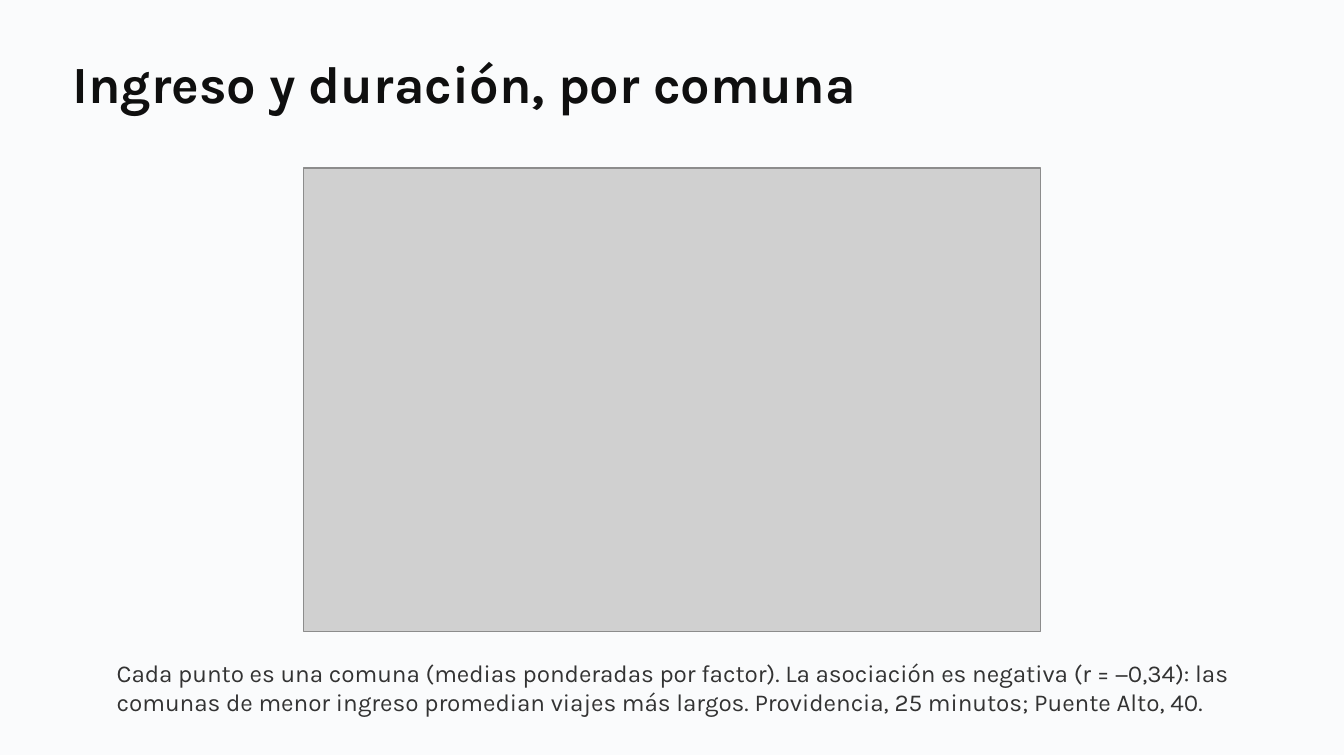
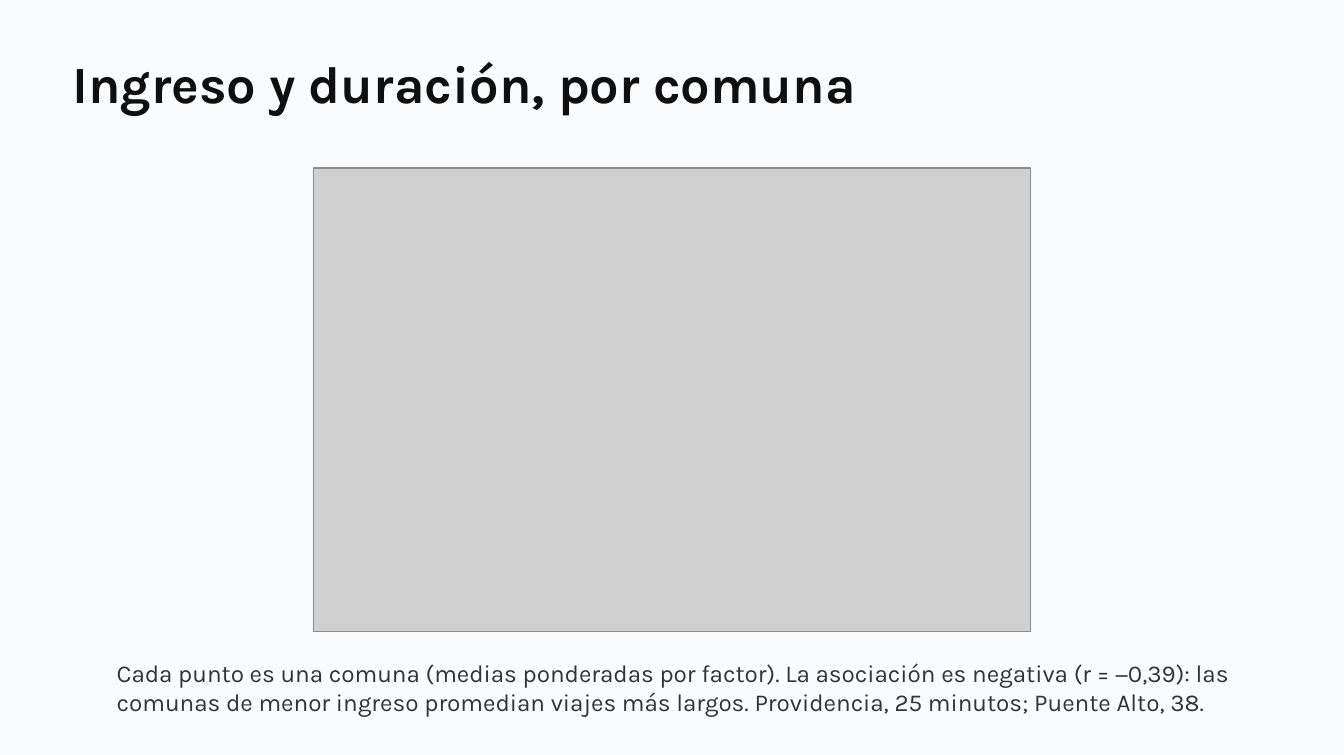
Before and after one commit to daniopitz/cienciadatos, a slide deck: slide 12 of presentaciones/clase04_regresion.pptx. Drawn at 1344x755 pixels with LibreOffice and Linux fonts; fonts in the diff are those of the drawing; grey boxes stand for pictures. Boxes give left, top, right and bottom in pixels: in the first picture for what was removed or moved away, otherwise in the second. Text is boxed around its words. In the diff, an @@ line names an element or a change of style, - is before the commit and + after.

```diff
--- a/presentaciones/clase04_regresion.pptx
+++ b/presentaciones/clase04_regresion.pptx
@@ picture: place and size @@
-picture at box(304, 168, 1040, 632)
+picture at box(313, 168, 1030, 632)
@@ text at box(117, 663, 1229, 717): text changed @@
-Cada punto es una comuna (medias ponderadas por factor). La asociación es negativa (r = −0,34): las comunas de menor ingreso promedian viajes más largos. Providencia, 25 minutos; Puente Alto, 40.
+Cada punto es una comuna (medias ponderadas por factor). La asociación es negativa (r = −0,39): las comunas de menor ingreso promedian viajes más largos. Providencia, 25 minutos; Puente Alto, 38.
```
Also in this commit, not shown: 11 other slides changed, 10 other files.
